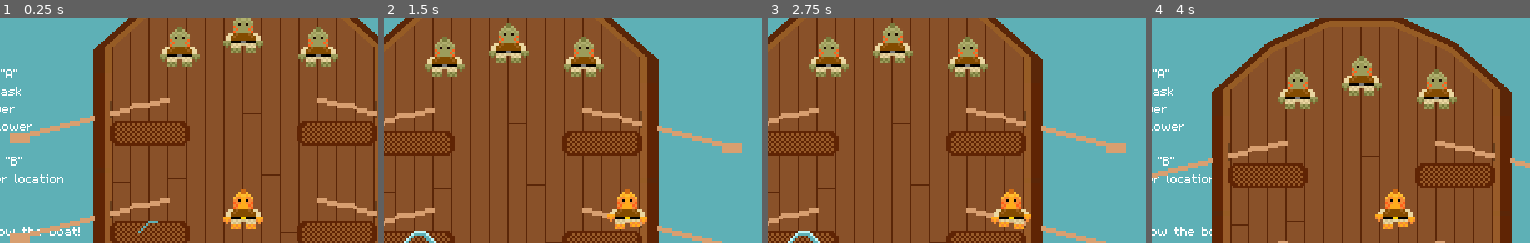
Above: before the commit, frames 1-4 (left to right).
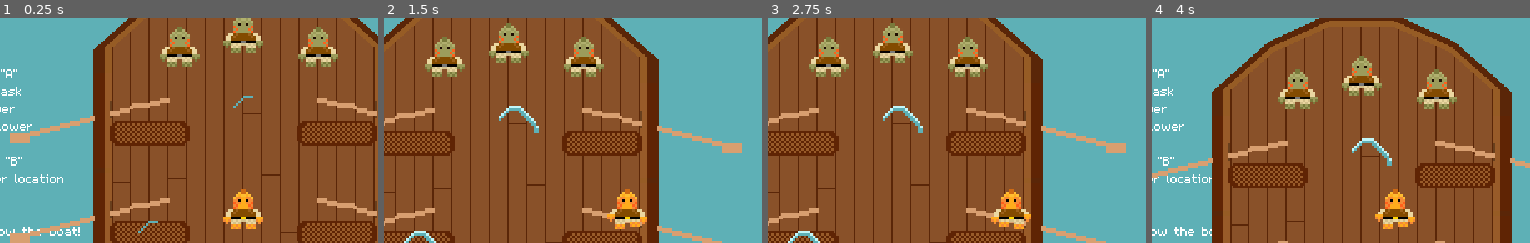
Above: after the commit, the same moments.

Repository: Splashy-Inc/splish-splashisson
Game: Godot game, scene res://Scenes/playground.tscn
The game is run twice, just before and just after one commit, with the same random seed, the same clock (stepped at 60 frames per second) and the same inputs.
Inputs:
- Up to frame 1 (0.25 s): no input
- Up to frame 2 (1.5 s): tap Enter at 0.5 s; hold D (right) 0.53-1.28 s; hold I (interact) 0.53-1.28 s; hold S (down) from 1.28 s (still down); tap O (location) at 1.35 s
- Up to frame 3 (2.75 s): release S (down) at 2.03 s; hold D (right) from 2.03 s (still down); hold I (interact) from 2.03 s (still down)
- Up to frame 4 (4 s): release D (right) at 2.78 s; release I (interact) at 2.78 s; hold W (up) 2.78-3.53 s; tap O (location) at 2.85 s; tap Space at 3.5 s; hold A (left) from 3.53 s (still down); hold I (interact) from 3.53 s (still down)
The pictures show only the part of the screen within x 20-70%, y 8-58%; the shares and areas given below are measured in that part.

The runs differ from the first frame. In frame 1, less than 0.1% of the frame differs, in the area x 61-67%, y 34-40%; in frame 2, 0.3%; in frame 3, 0.3%; in frame 4, 0.3%, in the area x 52-64%, y 53-66%.

Commit message:
Implement logic for leaks to spawn/spread puddles
Took a lot of noodling, but seems to work!

Diff:
--- a/Scenes/boat.gd
+++ b/Scenes/boat.gd
@@ -44,7 +44,10 @@
 	$DeckSlot.get_children().front().spawn_leak()
 
 func spawn_puddle(spawn_point: Vector2):
-	return $DeckSlot.get_children().front().spawn_puddle(spawn_point)
+	if is_point_in_boat(spawn_point):
+		return $DeckSlot.get_children().front().spawn_puddle(spawn_point)
+
+	return null
 
 func add_obstacle(new_obstacle: Node2D):
 	if new_obstacle is Puddle:
@@ -53,3 +56,18 @@
 		$Obstacles/Leaks.add_child(new_obstacle)
 	else:
 		$Obstacles.add_child(new_obstacle)
+
+func is_point_in_boat(point: Vector2):
+	var bow = $BowSlot/Bow
+	var stern = $SternSlot/Stern
+	var decks = $DeckSlot.get_children()
+
+	if bow.is_point_in_play_space(point) or stern.is_point_in_play_space(point):
+		return true
+
+	# Check if point already overlaps with a puddle
+	for deck in decks:
+		if deck.is_point_in_play_space(point):
+			return true
+
+	return false
--- a/Scenes/boat_end.gd
+++ b/Scenes/boat_end.gd
@@ -22,3 +22,6 @@
 	for cur_cargo in $CargoSlot.get_children():
 		$CargoSlot.remove_child(cur_cargo)
 	cargo = null
+
+func is_point_in_play_space(point: Vector2):
+	return Geometry2D.is_point_in_polygon(point-$PlaySpace/CollisionPolygon2D.global_position, $PlaySpace/CollisionPolygon2D.polygon)
--- a/Scenes/bow.tscn
+++ b/Scenes/bow.tscn
@@ -20,3 +20,8 @@
 [node name="CargoSlot" type="Node2D" parent="."]
 
 [node name="CrewMember" parent="CargoSlot" instance=ExtResource("2_0nha6")]
+
+[node name="PlaySpace" type="Area2D" parent="."]
+
+[node name="CollisionPolygon2D" type="CollisionPolygon2D" parent="PlaySpace"]
+polygon = PackedVector2Array(-105, 60, -105, 11, 105, 11, 105, 60)
--- a/Scenes/deck.gd
+++ b/Scenes/deck.gd
@@ -51,8 +51,10 @@
 		new_leak.scale.x *= -1
 	Globals.boat.add_obstacle(new_leak)
 
-func spawn_puddle(spawn_point: Vector2):
+func spawn_puddle(spawn_point: Vector2) -> Puddle:
 	var new_puddle = Globals.generate_task(Globals.Task_type.PUDDLE)
 	Globals.boat.add_obstacle(new_puddle)
-	new_puddle.global_position = spawn_point
-	return new_puddle
+	return new_puddle.spawn(spawn_point)
+
+func is_point_in_play_space(point: Vector2):
+	return Geometry2D.is_point_in_polygon(point-$PlayArea/CollisionPolygon2D.global_position, $PlayArea/CollisionPolygon2D.polygon)
--- a/Scenes/deck.tscn
+++ b/Scenes/deck.tscn
@@ -39,6 +39,11 @@
 [node name="CollisionShape2D" type="CollisionShape2D" parent="SpawnArea"]
 shape = SubResource("RectangleShape2D_cgofq")
 
+[node name="PlayArea" type="Area2D" parent="."]
+
+[node name="CollisionPolygon2D" type="CollisionPolygon2D" parent="PlayArea"]
+polygon = PackedVector2Array(-105, -60, 105, -60, 105, 60, -105, 60)
+
 [node name="Tasks" type="Node2D" parent="."]
 z_index = 1
 
--- a/Scenes/leak.gd
+++ b/Scenes/leak.gd
@@ -49,21 +49,12 @@
 	$PuddleTimer.start()
 
 func _on_puddle_timer_timeout() -> void:
-	if not current_puddle or current_puddle.stage >= Puddle.Stage.LARGE:
-		_get_new_puddle()
+	if not current_puddle:
+		current_puddle = Globals.boat.spawn_puddle($PuddleSpawnPoint.global_position)
+		if current_puddle:
+			current_puddle.died.connect(_on_current_puddle_died)
 	else:
 		current_puddle.increase_stage()
 
-func _get_new_puddle():
-	var puddles = get_tree().get_nodes_in_group("puddle")
-	if current_puddle:
-		puddles.erase(current_puddle)
-
-	if puddles.is_empty():
-		current_puddle = Globals.boat.spawn_puddle($PuddleSpawnPoint.global_position)
-	else:
-		var closest_puddle = puddles.front()
-		for puddle in puddles:
-			if puddle.stage < Puddle.Stage.LARGE and $PuddleSpawnPoint.global_position.distance_to(puddle.global_position) < $PuddleSpawnPoint.global_position.distance_to(closest_puddle.global_position):
-				closest_puddle = puddle
-		current_puddle = closest_puddle
+func _on_current_puddle_died():
+	current_puddle = null
--- a/Scenes/leak.tscn
+++ b/Scenes/leak.tscn
@@ -90,10 +90,8 @@
 [sub_resource type="RectangleShape2D" id="RectangleShape2D_6p2vv"]
 size = Vector2(32, 22)
 
-[sub_resource type="Animation" id="Animation_6p51l"]
-resource_name = "start"
-length = 1.60002
-step = 0.2
+[sub_resource type="Animation" id="Animation_udslj"]
+length = 0.001
 tracks/0/type = "value"
 tracks/0/imported = false
 tracks/0/enabled = true
@@ -104,7 +102,7 @@
 "times": PackedFloat32Array(0),
 "transitions": PackedFloat32Array(1),
 "update": 1,
-"values": [&"start"]
+"values": [&"end"]
 }
 tracks/1/type = "value"
 tracks/1/imported = false
@@ -113,24 +111,10 @@
 tracks/1/interp = 1
 tracks/1/loop_wrap = true
 tracks/1/keys = {
-"times": PackedFloat32Array(0, 0.2, 0.4, 0.6, 0.8, 1, 1.2, 1.4),
-"transitions": PackedFloat32Array(1, 1, 1, 1, 1, 1, 1, 1),
-"update": 1,
-"values": [0, 1, 2, 3, 4, 5, 6, 7]
-}
-tracks/2/type = "method"
-tracks/2/imported = false
-tracks/2/enabled = true
-tracks/2/path = NodePath(".")
-tracks/2/interp = 1
-tracks/2/loop_wrap = true
-tracks/2/keys = {
-"times": PackedFloat32Array(1.6),
-"transitions": PackedFloat32Array(1),
-"values": [{
-"args": [],
-"method": &"_start_puddle_timer"
-}]
+"times": PackedFloat32Array(0),
+"transitions": PackedFloat32Array(1),
+"update": 1,
+"values": [8]
 }
 
 [sub_resource type="Animation" id="Animation_d11gk"]
@@ -163,33 +147,6 @@
 "values": [0, 1]
 }
 
-[sub_resource type="Animation" id="Animation_udslj"]
-length = 0.001
-tracks/0/type = "value"
-tracks/0/imported = false
-tracks/0/enabled = true
-tracks/0/path = NodePath("AnimatedSprite2D:animation")
-tracks/0/interp = 1
-tracks/0/loop_wrap = true
-tracks/0/keys = {
-"times": PackedFloat32Array(0),
-"transitions": PackedFloat32Array(1),
-"update": 1,
-"values": [&"end"]
-}
-tracks/1/type = "value"
-tracks/1/imported = false
-tracks/1/enabled = true
-tracks/1/path = NodePath("AnimatedSprite2D:frame")
-tracks/1/interp = 1
-tracks/1/loop_wrap = true
-tracks/1/keys = {
-"times": PackedFloat32Array(0),
-"transitions": PackedFloat32Array(1),
-"update": 1,
-"values": [8]
-}
-
 [sub_resource type="Animation" id="Animation_ue7vv"]
 resource_name = "end"
 length = 1.60002
@@ -233,6 +190,49 @@
 }]
 }
 
+[sub_resource type="Animation" id="Animation_6p51l"]
+resource_name = "start"
+length = 1.60002
+step = 0.2
+tracks/0/type = "value"
+tracks/0/imported = false
+tracks/0/enabled = true
+tracks/0/path = NodePath("AnimatedSprite2D:animation")
+tracks/0/interp = 1
+tracks/0/loop_wrap = true
+tracks/0/keys = {
+"times": PackedFloat32Array(0),
+"transitions": PackedFloat32Array(1),
+"update": 1,
+"values": [&"start"]
+}
+tracks/1/type = "value"
+tracks/1/imported = false
+tracks/1/enabled = true
+tracks/1/path = NodePath("AnimatedSprite2D:frame")
+tracks/1/interp = 1
+tracks/1/loop_wrap = true
+tracks/1/keys = {
+"times": PackedFloat32Array(0, 0.2, 0.4, 0.6, 0.8, 1, 1.2, 1.4),
+"transitions": PackedFloat32Array(1, 1, 1, 1, 1, 1, 1, 1),
+"update": 1,
+"values": [0, 1, 2, 3, 4, 5, 6, 7]
+}
+tracks/2/type = "method"
+tracks/2/imported = false
+tracks/2/enabled = true
+tracks/2/path = NodePath(".")
+tracks/2/interp = 1
+tracks/2/loop_wrap = true
+tracks/2/keys = {
+"times": PackedFloat32Array(1.6),
+"transitions": PackedFloat32Array(1),
+"values": [{
+"args": [],
+"method": &"_start_puddle_timer"
+}]
+}
+
 [sub_resource type="AnimationLibrary" id="AnimationLibrary_y5cdd"]
 _data = {
 "RESET": SubResource("Animation_udslj"),
--- a/Scenes/playground.gd
+++ b/Scenes/playground.gd
@@ -15,3 +15,4 @@
 func _on_boat_ready() -> void:
 	Globals.set_boat($Boat)
 	Globals.boat.spawn_leak()
+	Globals.boat.spawn_leak()
--- a/Scenes/puddle.gd
+++ b/Scenes/puddle.gd
@@ -10,45 +10,76 @@
 	LARGE,
 }
 
+var stage_thresholds = {
+	Stage.SMALL: PUDDLE_CAPACITY * 1/3,
+	Stage.MEDIUM: PUDDLE_CAPACITY * 2/3,
+	Stage.LARGE: PUDDLE_CAPACITY,
+}
+
+const SPREAD_AMOUNT = 120 # Number divisble by 3 then 4 then 2 and still a whole number, for spreading mechanic ease
+const PUDDLE_CAPACITY = SPREAD_AMOUNT * 3 # 3 stages, so capacity should be 3x max spread amount
 const SPEED_CHANGE = -50
+const PUDDLE_SIZE = Vector2(32,32)
 
+var puddle_amount = 0
+var overflow = 0
 var stage = Stage.SMALL
 
 var affecting_speed = false
 
+# Store neighbor puddle states here
+		#[top]
+#[left] [self] [right]
+	  #[bottom]
+var neighbor_puddles = {
+	"top": {"puddle": null, "spawn_point": null},
+	"bottom": {"puddle": null, "spawn_point": null},
+	"right": {"puddle": null, "spawn_point": null},
+	"left": {"puddle": null, "spawn_point": null},
+}
+
 # Called when the node enters the scene tree for the first time.
 func _ready() -> void:
 	if not Globals.boat:
-		Globals.boat_ready.connect(_set_stage)
+		Globals.boat_ready.connect(_update_stage)
 	else:
-		_set_stage()
+		_update_stage()
+
+	_set_neighbor_spawn_points()
 
 # Called every frame. 'delta' is the elapsed time since the previous frame.
 func _process(delta: float) -> void:
 	pass
 
-func _set_stage():
-	match stage:
-		Stage.SMALL:
-			$AnimatedSprite2D.play("small")
-		Stage.MEDIUM:
-			$AnimatedSprite2D.play("medium")
-		Stage.LARGE:
-			$AnimatedSprite2D.play("large")
+func _update_stage():
+	if puddle_amount < 0:
+		die()
+	elif puddle_amount <= stage_thresholds[Stage.SMALL]:
+		stage = Stage.SMALL
+		$AnimatedSprite2D.play("small")
+	elif puddle_amount <= stage_thresholds[Stage.MEDIUM]:
+		stage = Stage.MEDIUM
+		$AnimatedSprite2D.play("medium")
+	else:
+		stage = Stage.LARGE
+		$AnimatedSprite2D.play("large")
+		if not affecting_speed:
 			affecting_speed = true
 			Globals.boat.change_speed(SPEED_CHANGE)
 
+		# Spread if the latest update is higher than puddle capacity
+		overflow = puddle_amount - PUDDLE_CAPACITY
+		if overflow > 0:
+			puddle_amount = PUDDLE_CAPACITY
+			spread(overflow, self)
+
 func increase_stage():
-	if stage < Stage.LARGE:
-		stage += 1
-		_set_stage()
+	puddle_amount += SPREAD_AMOUNT
+	_update_stage()
 
 func decrease_stage():
-	if stage <= Stage.SMALL:
-		die()
-	else:
-		stage -= 1
-		_set_stage()
+	puddle_amount -= SPREAD_AMOUNT
+	_update_stage()
 
 func die():
 	if affecting_speed:
@@ -63,3 +94,82 @@
 
 func set_worker(new_worker: Crew) -> bool:
 	return true
+
+# Attempt to spread in this pattern
+	#[1]
+#[4] [0] [2]
+	#[3]
+# Split spread amount to each
+func spread(amount: int, source: Puddle):
+	if amount >= neighbor_puddles.size():
+		if stage < Stage.LARGE:
+			puddle_amount += amount
+			_update_stage()
+		else:
+			_update_neighbor_puddles()
+			for neighbor in neighbor_puddles.values():
+				if neighbor["puddle"] and neighbor["puddle"] != source:
+					neighbor["puddle"].spread(amount/neighbor_puddles.size(), self)
+				else:
+					neighbor["puddle"] = Globals.boat.spawn_puddle(neighbor["spawn_point"])
+
+func spawn(spawn_point: Vector2) -> Puddle:
+	global_position = spawn_point
+	var spawn_point_occupant = _check_spawn_space_occupied(self)
+	if spawn_point_occupant:
+		print_debug("Not spawning ", self, " at ", spawn_point, ". Already occupied by ", spawn_point_occupant)
+		queue_free()
+	else:
+		_set_neighbor_spawn_points()
+		spawn_point_occupant = self
+
+	_update_neighbor_puddles()
+
+	return spawn_point_occupant
+
+func _set_neighbor_spawn_points():
+	neighbor_puddles["top"]["spawn_point"] = $NeighborSpawnPoints/Top.global_position
+	neighbor_puddles["bottom"]["spawn_point"] = $NeighborSpawnPoints/Bottom.global_position
+	neighbor_puddles["right"]["spawn_point"] = $NeighborSpawnPoints/Right.global_position
+	neighbor_puddles["left"]["spawn_point"] = $NeighborSpawnPoints/Left.global_position
+
+func _check_spawn_space_occupied(spawning_puddle: Puddle) -> Puddle:
+	var puddles = get_tree().get_nodes_in_group("puddle")
+	puddles.erase(self)
+
+	# Check if attempted self space already overlaps with a puddle
+	for puddle in puddles:
+		if not Geometry2D.intersect_polygons(puddle.get_self_polygon(), get_self_polygon()).is_empty():
+			return puddle
+			break
+
+	return null
+
+func is_point_in_self(point: Vector2):
+	return Geometry2D.is_point_in_polygon(point-$SelfSpace/CollisionPolygon2D.global_position, $SelfSpace/CollisionPolygon2D.polygon)
+
+func _update_neighbor_puddles():
+	for neighbor in neighbor_puddles.values():
+		neighbor["puddle"] = null
+
+	var puddles = get_tree().get_nodes_in_group("puddle")
+	puddles.erase(self)
+
+	for puddle in puddles:
+		var puddle_polygon = puddle.get_self_polygon()
+		if not Geometry2D.intersect_polygons(puddle_polygon, _shift_polygon($NeighborSpawnPoints/Top/Polygon2D.polygon, $NeighborSpawnPoints/Top/Polygon2D.global_position)).is_empty():
+			neighbor_puddles["top"]["puddle"] = puddle
+		if not Geometry2D.intersect_polygons(puddle_polygon, _shift_polygon($NeighborSpawnPoints/Bottom/Polygon2D.polygon, $NeighborSpawnPoints/Bottom/Polygon2D.global_position)).is_empty():
+			neighbor_puddles["bottom"]["puddle"] = puddle
+		if not Geometry2D.intersect_polygons(puddle_polygon, _shift_polygon($NeighborSpawnPoints/Right/Polygon2D.polygon, $NeighborSpawnPoints/Right/Polygon2D.global_position)).is_empty():
+			neighbor_puddles["right"]["puddle"] = puddle
+		if not Geometry2D.intersect_polygons(puddle_polygon, _shift_polygon($NeighborSpawnPoints/Left/Polygon2D.polygon, $NeighborSpawnPoints/Left/Polygon2D.global_position)).is_empty():
+			neighbor_puddles["left"]["puddle"] = puddle
+
+func get_self_polygon():
+	return _shift_polygon($SelfSpace/CollisionPolygon2D.polygon, global_position)
+
+func _shift_polygon(polygon: PackedVector2Array, point: Vector2):
+	for i in polygon.size():
+		polygon.set(i, polygon[i] + point)
+	return polygon
--- a/Scenes/puddle.tscn
+++ b/Scenes/puddle.tscn
@@ -50,3 +50,38 @@
 
 [node name="CollisionShape2D" type="CollisionShape2D" parent="."]
 shape = SubResource("RectangleShape2D_8ratk")
+
+[node name="SelfSpace" type="Area2D" parent="."]
+
+[node name="CollisionPolygon2D" type="CollisionPolygon2D" parent="SelfSpace"]
+polygon = PackedVector2Array(-16, -16, 16, -16, 16, 16, -16, 16)
+
+[node name="NeighborSpawnPoints" type="Node2D" parent="."]
+
+[node name="Top" type="Marker2D" parent="NeighborSpawnPoints"]
+position = Vector2(0, -32)
+
+[node name="Polygon2D" type="Polygon2D" parent="NeighborSpawnPoints/Top"]
+color = Color(1, 1, 1, 0)
+polygon = PackedVector2Array(-16, 16, -16, -16, 16, -16, 16, 16)
+
+[node name="Bottom" type="Marker2D" parent="NeighborSpawnPoints"]
+position = Vector2(0, 32)
+
+[node name="Polygon2D" type="Polygon2D" parent="NeighborSpawnPoints/Bottom"]
+color = Color(1, 1, 1, 0)
+polygon = PackedVector2Array(-16, 16, -16, -16, 16, -16, 16, 16)
+
+[node name="Right" type="Marker2D" parent="NeighborSpawnPoints"]
+position = Vector2(32, 0)
+
+[node name="Polygon2D" type="Polygon2D" parent="NeighborSpawnPoints/Right"]
+color = Color(1, 1, 1, 0)
+polygon = PackedVector2Array(-16, 16, -16, -16, 16, -16, 16, 16)
+
+[node name="Left" type="Marker2D" parent="NeighborSpawnPoints"]
+position = Vector2(-32, 0)
+
+[node name="Polygon2D" type="Polygon2D" parent="NeighborSpawnPoints/Left"]
+color = Color(1, 1, 1, 0)
+polygon = PackedVector2Array(-16, 16, -16, -16, 16, -16, 16, 16)
--- a/Scenes/stern.tscn
+++ b/Scenes/stern.tscn
@@ -21,3 +21,8 @@
 [node name="CargoSlot" type="Node2D" parent="."]
 
 [node name="CrewMember" parent="CargoSlot" instance=ExtResource("3_nqwn3")]
+
+[node name="PlaySpace" type="Area2D" parent="."]
+
+[node name="CollisionPolygon2D" type="CollisionPolygon2D" parent="PlaySpace"]
+polygon = PackedVector2Array(-105, -60, -105, -11, 105, -11, 105, -60)
--- a/project.godot
+++ b/project.godot
@@ -89,6 +89,7 @@
 2d_physics/layer_2="Crew"
 2d_physics/layer_3="Interactable"
 2d_physics/layer_4="Boundaries"
+2d_physics/layer_5="Puddles"
 
 [rendering]
 
Not shown: 1 places in Scenes/boat.tscn that only renumber resources
Not shown: 1 places in Scenes/bow.tscn that only renumber resources
Not shown: 1 places in Scenes/stern.tscn that only renumber resources
